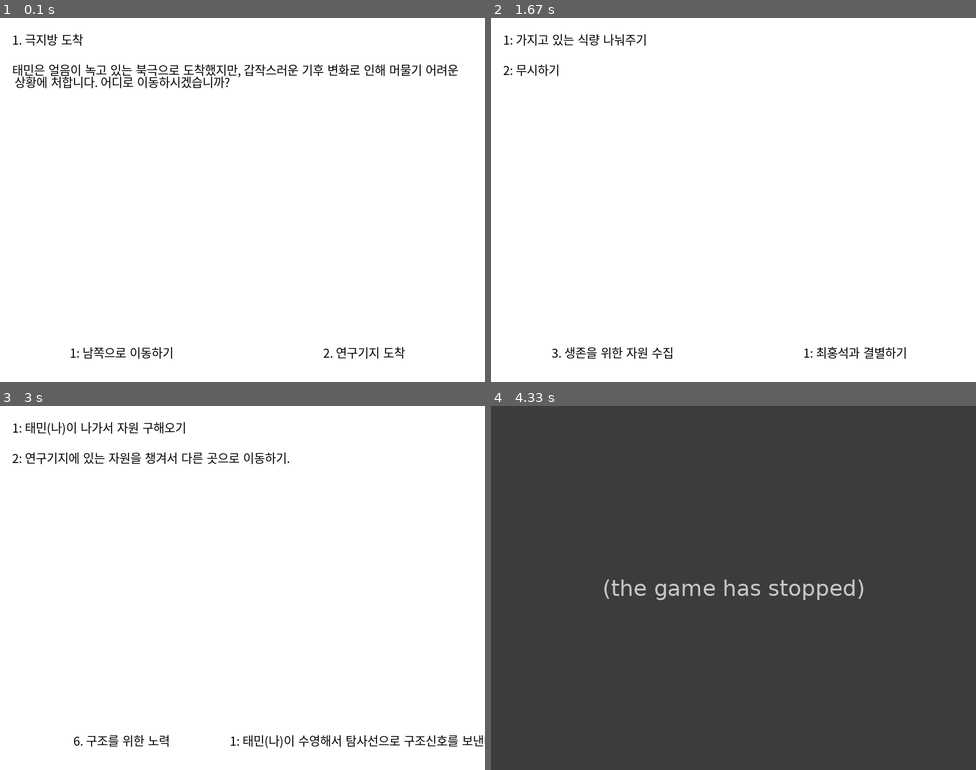
Above: before the commit, frames 1-4 (two rows, left to right).
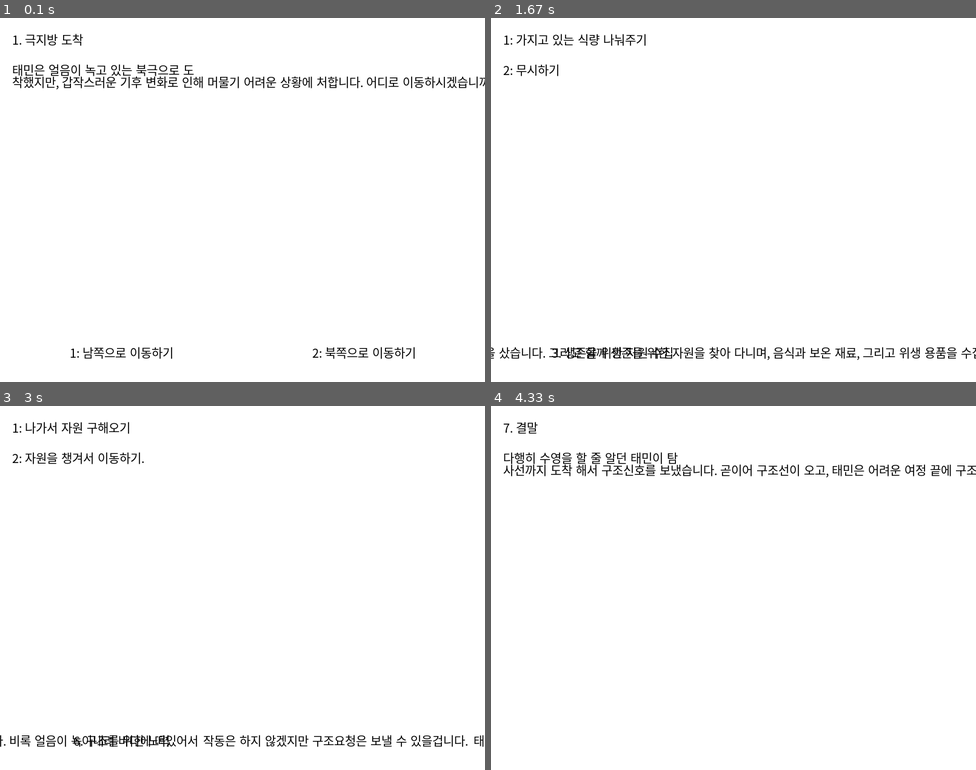
Above: after the commit, the same moments.

Repository: ohmyungseok0416/codeplay
Game: pygame game, started from ai_project/climate_crisis/choi_hongseok_gay.py
Same seed, same stepped clock (60 frames per second), same inputs: the game is played once before the commit and once after it.
Inputs:
- Up to frame 1 (0.1 s): no input
- Up to frame 2 (1.67 s): hold 1 0.33-0.8 s; tap 2 at 0.83 s
- Up to frame 3 (3 s): tap 2 at 2.17, 2.57, 2.87 s
- Up to frame 4 (4.33 s): tap 2 at 3.07, 3.4, 3.7 s

The runs differ from the first frame. In frame 1, 2.2% of the frame differs, in the area x 2-100%, y 12-94%; in frame 2, 1.2%; in frame 3, 2.6%; in frame 4, 100%, in the area x 0-100%, y 0-100%.
Error before the commit: IndexError: list index out of range (choi_hongseok_gay.py line 83); the game stopped at 3.07 s (later frames are placeholders)

Commit message:
0202 최ㅓ홍석시발코딩왜끈음

Diff:
--- a/ai_project/climate_crisis/choi_hongseok_gay.py
+++ b/ai_project/climate_crisis/choi_hongseok_gay.py
@@ -17,30 +17,23 @@
 # 한글 폰트 설정
 pygame.font.init()
 font_path = pygame.font.match_font('malgun Gothic')  # 맑은 고딕 폰트 경로 설정
-font = pygame.font.Font(font_path, 20)  # 폰트 객체 생성 (글자 크기 20)
+font = pygame.font.Font(font_path, 20)  # 폰트 객체 생성
 
 # 스토리와 선택지
 story = [
-    ("1. 극지방 도착",
-     "태민은 얼음이 녹고 있는 북극으로 도착했지만, 갑작스러운 기후 변화로 인해 머물기 어려운 상황에 처합니다. 어디로 이동하시겠습니까?"),
+    ("1. 극지방 도착", "태민은 얼음이 녹고 있는 북극으로 도착했지만, 갑작스러운 기후 변화로 인해 머물기 어려운 상황에 처합니다. 어디로 이동하시겠습니까?"),
     ("1: 남쪽으로 이동하기", "2: 북쪽으로 이동하기"),
-    ("2. 연구기지 도착",
-     "남쪽으로 간 태민은 주변에서 연구기지을 발견합니다. 하지만 연구기지 또한 온실가스의 영향으로 연구기지 쪽 얼음이 녹고있었습니다. 연구기지에서 생존한 최홍석이 도움을 요청합니다. 최홍석은 6수를 한 파렴치한 부모님 등골브레이커지만, 끝내 배재대학교에 입학한 개상노무새끼입니다. 어떤 도움을 주시겠습니까?"),
+    ("2. 연구기지 도착", "남쪽으로 간 태민은 주변에서 연구기지을 발견합니다. 하지만 연구기지 또한 온실가스의 영향으로 연구기지 쪽 얼음이 녹고있었습니다. 연구기지에서 생존한 최홍석이 도움을 요청합니다. 최홍석은 6수를 한 파렴치한 부모님 등골브레이커지만, 끝내 배재대학교에 입학한 개상노무새끼입니다. 어떤 도움을 주시겠습니까?"),
     ("1: 가지고 있는 식량 나눠주기", "2: 무시하기"),
-    ("3. 생존을 위한 자원 수집",
-     "식량을 나눠준 태민은 연구기지 연구원의 호감을 샀습니다. 그리고 함께 생존을 위한 자원을 찾아 다니며, 음식과 보온 재료, 그리고 위생 용품을 수집합니다. 하지만 태민은 이러한 자원이 점점 부족해지고 있음을 알게 됩니다. 어떻게 할 것인가요?"),
+    ("3. 생존을 위한 자원 수집", "식량을 나눠준 태민은 연구기지 연구원의 호감을 샀습니다. 그리고 함께 생존을 위한 자원을 찾아 다니며, 음식과 보온 재료, 그리고 위생 용품을 수집합니다. 하지만 태민은 이러한 자원이 점점 부족해지고 있음을 알게 됩니다. 어떻게 할 것인가요?"),
     ("1: 최홍석과 결별하기", "2: 최홍석과 끝까지 함께 가기"),
-    ("4. 천재 물리학자 오명석과의 만남",
-     "연구원들과 헤어진 태민은 또 다른 연구기지를 발견하게 됩니다. 그곳엔 식량이 충분히 있었고 모아뒀던 전기도 충분히 있는 것 같습니다. 또한 연구기지엔 천재 물리학자 오명석이 있었습니다. 오명석은 18살에 고등학교의 전 과목을 마스터하고 졸업해 서울대학교 물리학과에서 2년만에 박사학위로 졸업을 한 대한민국 최고의 인적자원이자 오인슈타인으로 불리워지는 인물이였습니다. 명석이 태민을 킬러로 오해하고 죽이려합니다. 어떤 말로 명석을 설득시겠습니까?"),
-    ("1: \"나에겐 30년도 거뜬한 식량이 있어. 살릴 가치가 있을거야.\"", "2: \"나는 쌉버러지고 평생 당신만을 섬길 준비가 되어 있는 노예입니다.\""),
-    ("5. 자원 부족과 갈등",
-     "명석의 노예가 된 태민은 연구기지에 있는 자원을 닥치는대로 쓰고있습니다. 그러한 태민의 태도에 분노한 명석과 태민 간에 자원 부족으로 인한 갈등이 시작됩니다. 태민은 이를 조절하고자 하지만, 상황은 점점 악화되고 있습니다. 어떻게 해결하시겠습니까?"),
-    ("1: 태민(나)이 나가서 자원 구해오기", "2: 연구기지에 있는 자원을 챙겨서 다른 곳으로 이동하기."),
-    ("6. 구조를 위한 노력",
-     "연구기지를 떠난 태민과 명석은 탐사선을 찾았습니다. 비록 얼음이 녹아내려 바다에 떠있어서  작동은 하지 않겠지만 구조요청은 보낼 수 있을겁니다.  태민은 명석과 함께 구조를 위한 신호를 보내려고 합니다. 바다에 떠있는 탐사선까지 어떻게 가실겁니까?"),
-    ("1: 태민(나)이 수영해서 탐사선으로 구조신호를 보낸다.", "2: 명석이 수영해서 탐사선으로 구조신호를 보낸다."),
-    ("7. 결말",
-     "다행히 수영을 할 줄 알던 태민이 탐사선까지 도착 해서 구조신호를 보냈습니다. 곧이어 구조선이 오고, 태민은 어려운 여정 끝에 구조되어 생존을 이끌어냅니다. 그는 자신의 경험을 통해 온실 가스 배출과 환경 파괴로 인한 위험성을 알리고자 합니다."),
+    ("4. 천재 물리학자 오명석과의 만남", "연구원들과 헤어진 태민은 또 다른 연구기지를 발견하게 됩니다. 그곳엔 식량이 충분히 있었고 모아뒀던 전기도 충분히 있는 것 같습니다. 또한 연구기지엔 천재 물리학자 오명석이 있었습니다. 오명석은 18살에 고등학교의 전 과목을 마스터하고 졸업해 서울대학교 물리학과에서 2년만에 박사학위로 졸업을 한 대한민국 최고의 인적자원이자 오인슈타인으로 불리워지는 인물이였습니다. 명석이 태민을 킬러로 오해하고 죽이려합니다. 어떤 말로 명석을 설득시키시겠습니까?"),
+    ("1: 식량을 보여준다.", "2: 노예가 되겠다고 한다."),
+    ("5. 자원 부족과 갈등", "명석의 노예가 된 태민은 연구기지에 있는 자원을 닥치는대로 쓰고있습니다. 그러한 태민의 태도에 분노한 명석과 태민 간에 자원 부족으로 인한 갈등이 시작됩니다. 태민은 이를 조절하고자 하지만, 상황은 점점 악화되고 있습니다. 어떻게 해결하시겠습니까?"),
+    ("1: 나가서 자원 구해오기", "2: 자원을 챙겨서 이동하기."),
+    ("6. 구조를 위한 노력", "연구기지를 떠난 태민과 명석은 탐사선을 찾았습니다. 비록 얼음이 녹아내려 바다에 떠있어서  작동은 하지 않겠지만 구조요청은 보낼 수 있을겁니다.  태민은 명석과 함께 구조를 위한 신호를 보내려고 합니다. 바다에 떠있는 탐사선까지 어떻게 가실겁니까?"),
+    ("1: 태민이 수영해서 구조신호를 보낸다.", "2: 명석이 수영해서 구조신호를 보낸다."),
+    ("7. 결말", "다행히 수영을 할 줄 알던 태민이 탐사선까지 도착 해서 구조신호를 보냈습니다. 곧이어 구조선이 오고, 태민은 어려운 여정 끝에 구조되어 생존을 이끌어냅니다. 그는 자신의 경험을 통해 온실 가스 배출과 환경 파괴로 인한 위험성을 알리고자 합니다. 이를 통해 태민은 지구 환경 보호의 중요성을 널리 알립니다."),
 ]
 
 def display_text(text, x, y, color=BLACK):
@@ -65,22 +58,18 @@
         win.fill(WHITE)
 
         # 제목
-        title_text = story[current_stage][0]
-        if len(title_text) > 49:
-            display_text(title_text[:49], 20, 20)
-            display_text(title_text[49:], 20, 40)
-        else:
-            display_text(title_text, 20, 20)
+        display_text(story[current_stage][0], 20, 20)
 
         # 이야기
-        story_text = story[current_stage][1]
-        lines = [story_text[i:i+49] for i in range(0, len(story_text), 49)]  # 49글자씩 나누기
-        for i, line in enumerate(lines):
-            display_text(line, 20, 70 + i * 20)
+        if len(story[current_stage][1]) > 20:
+            display_text(story[current_stage][1][:20], 20, 70)
+            display_text(story[current_stage][1][20:], 20, 90)
+        else:
+            display_text(story[current_stage][1], 20, 70)
 
         # 선택지 표시
         if current_stage < len(story) - 1:
-            display_choices(story[current_stage + 1][0], story[current_stage + 2][0])
+            display_choices(story[current_stage + 1][0], story[current_stage + 1][1])
 
         pygame.display.update()
 
@@ -91,7 +80,7 @@
                 if event.key == pygame.K_1:
                     current_stage += 1
                 elif event.key == pygame.K_2:
-                    current_stage += 2
+                    current_stage += 2  # 선택지 2번 선택 시 다다음 스테이지로 이동하도록 수정
 
                 if current_stage >= len(story) - 1:
                     current_stage = len(story) - 1
